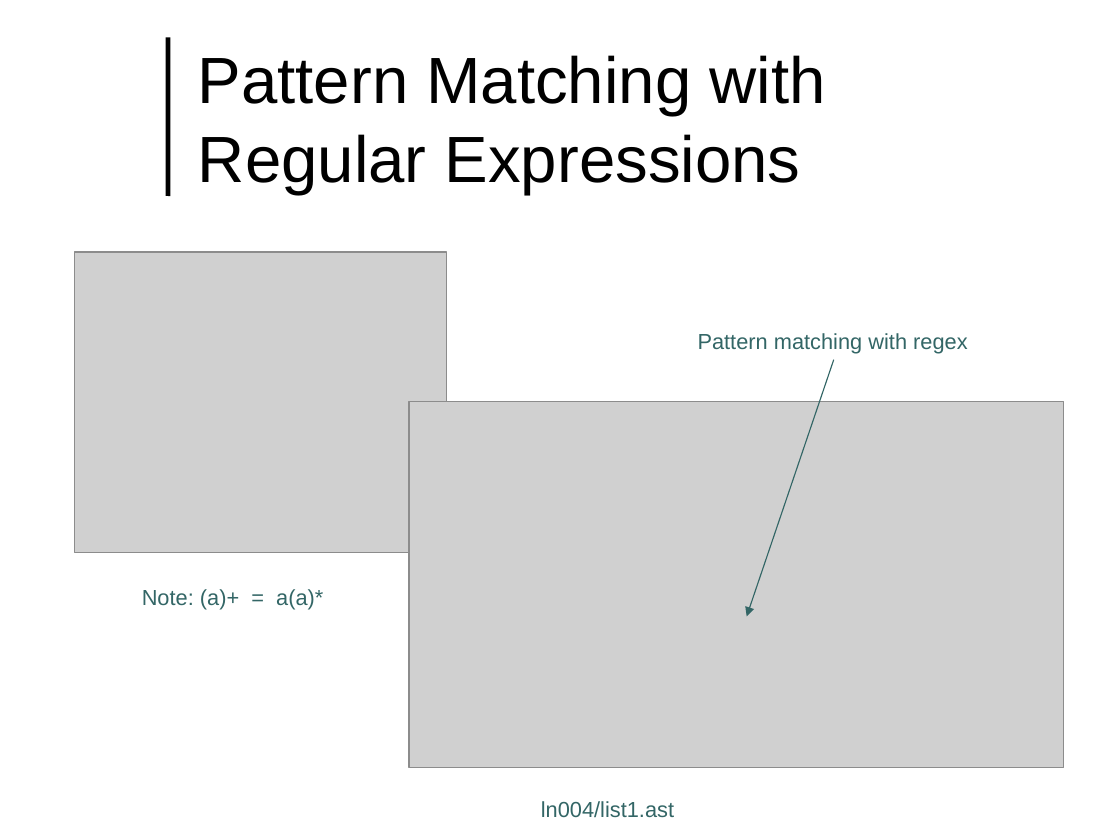
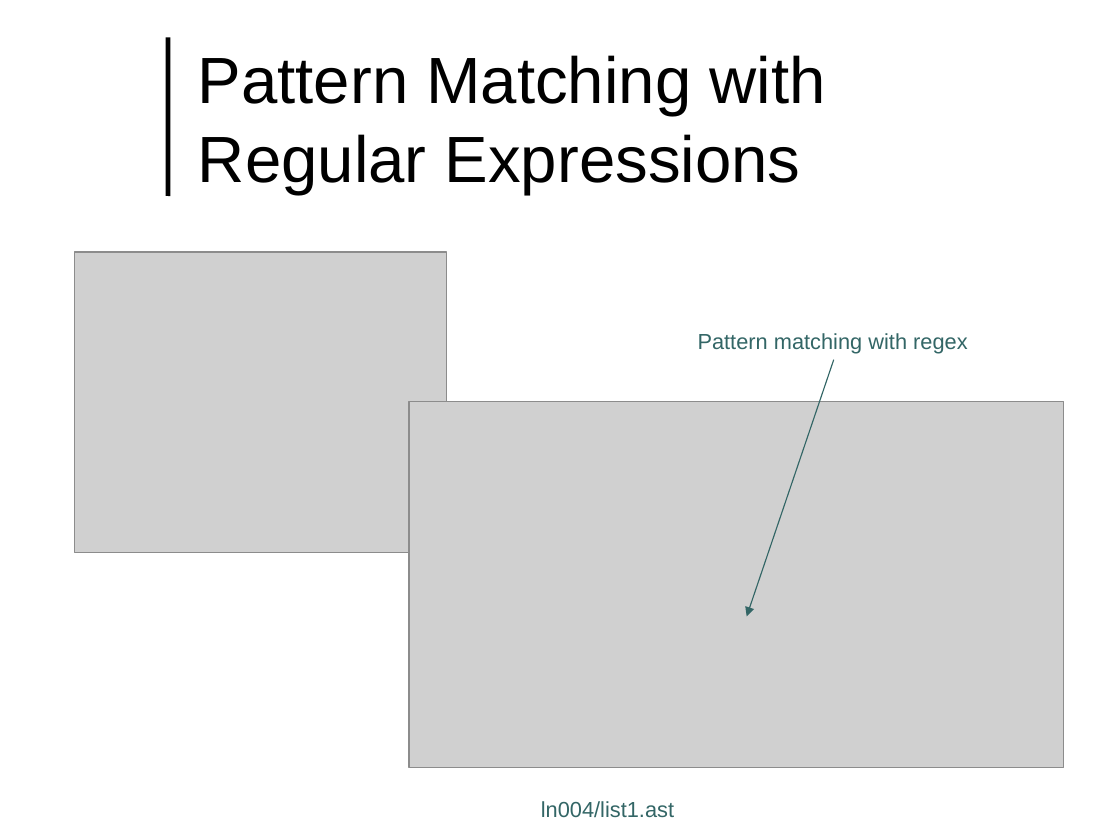
Before and after one commit to lutzhamel/CSC493, a slide deck: slide 37 of notes/csc493-ln004.pptx (slide 36 before the commit). Drawn at 1120x840 pixels with LibreOffice and Linux fonts; fonts in the diff are those of the drawing; grey boxes stand for pictures; background and template pictures are left out. Boxes give left, top, right and bottom in pixels: in the first picture for what was removed or moved away, otherwise in the second. Text is boxed around its words. In the diff, an @@ line names an element or a change of style, - is before the commit and + after.

```diff
--- a/notes/csc493-ln004.pptx
+++ b/notes/csc493-ln004.pptx
@@ text removed at (142,589,323,610) @@
-Note: (a)+ = a(a)*
```
Also in this commit, not shown: 2 slides added, 1 slide removed, 9 other files.
